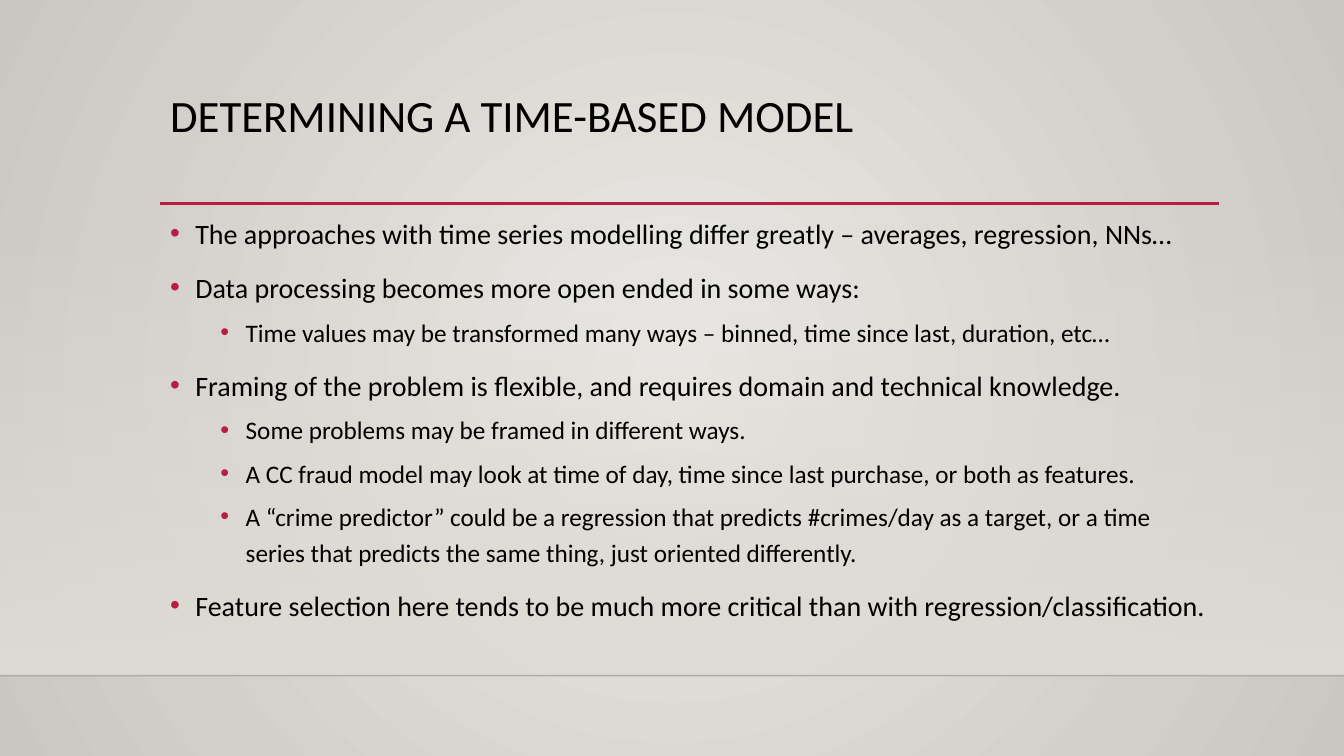
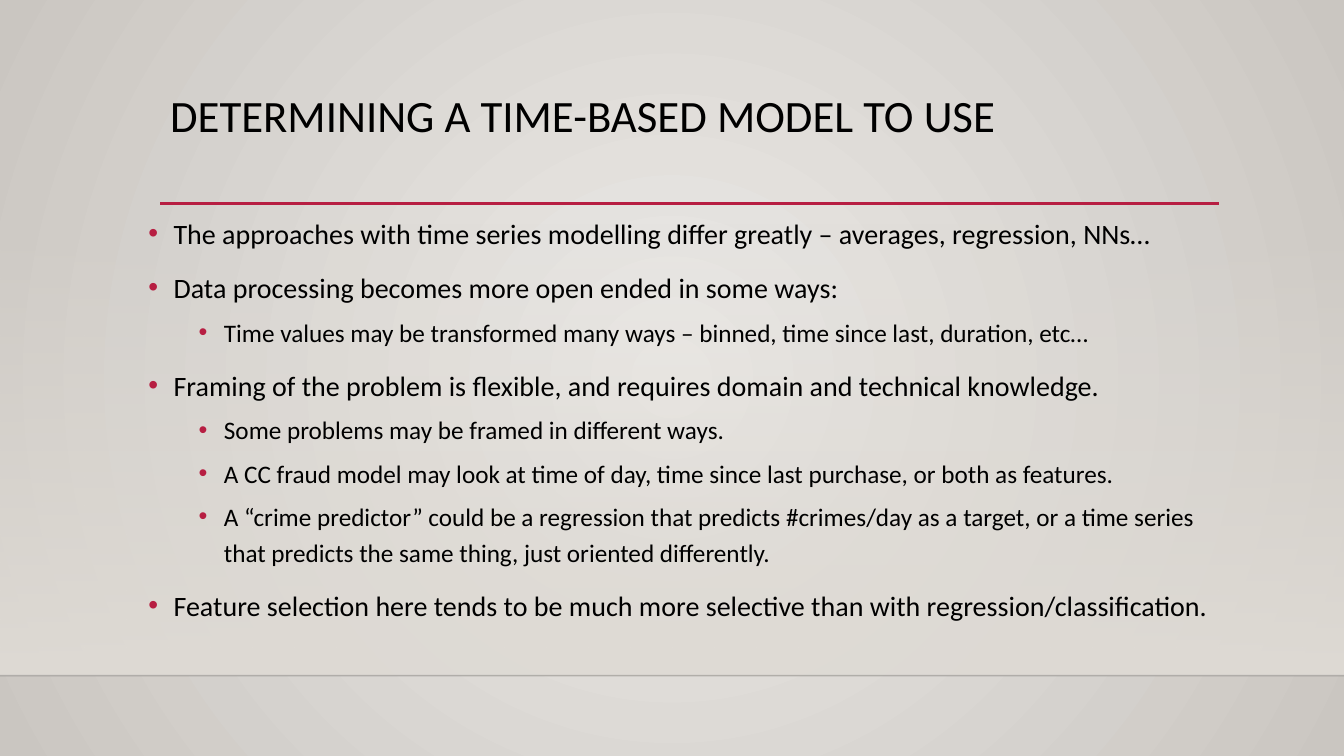
Before and after one commit to calvint13/Intro_to_Machine_Learning_Student_Workbooks, a slide deck: slide 29 of reference_content/Slides/TimeSeries.pptx (slide 25 before the commit). Drawn at 1344x756 pixels with LibreOffice and Linux fonts; fonts in the diff are those of the drawing; background and template pictures are left out. Boxes give left, top, right and bottom in pixels: in the first picture for what was removed or moved away, otherwise in the second. Text is boxed around its words. In the diff, an @@ line names an element or a change of style, - is before the commit and + after.

```diff
--- a/reference_content/Slides/TimeSeries.pptx
+++ b/reference_content/Slides/TimeSeries.pptx
@@ title at bbox=[170, 103, 995, 133]: text changed @@
-DETERMINING A TIME-BASED MODEL
+DETERMINING A TIME-BASED MODEL TO USE
@@ text "The approaches with time series ...": place and size @@
-text "The approaches with time series ..." at bbox=[195, 224, 1204, 621]
+text "The approaches with time series ..." at bbox=[174, 224, 1207, 621]
@@ text at bbox=[174, 596, 1207, 621]: text changed @@
-• Feature selection here tends to be much more critical than with regression/classification.
+• Feature selection here tends to be much more selective than with regression/classification.
```
Also in this commit, not shown: 3 other slides changed, 5 slides added, 1 slide removed, 4 other files.
